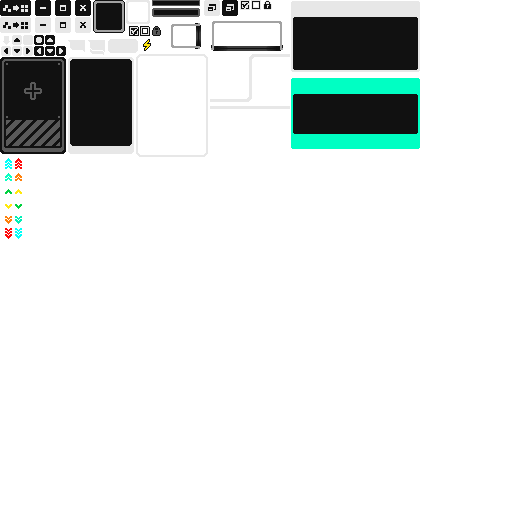
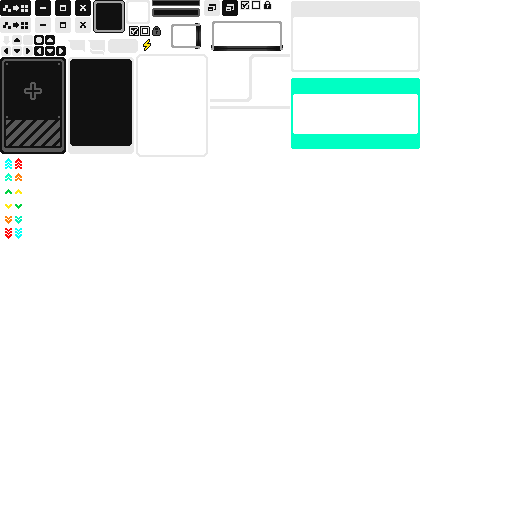
Before/after of a w=512, h=512 layered artwork. What changed in the layer stack:
painted on "图层 24" over [left=293, top=17, right=418, bottom=70]
painted on "图层 23" over [left=293, top=94, right=418, bottom=134]
